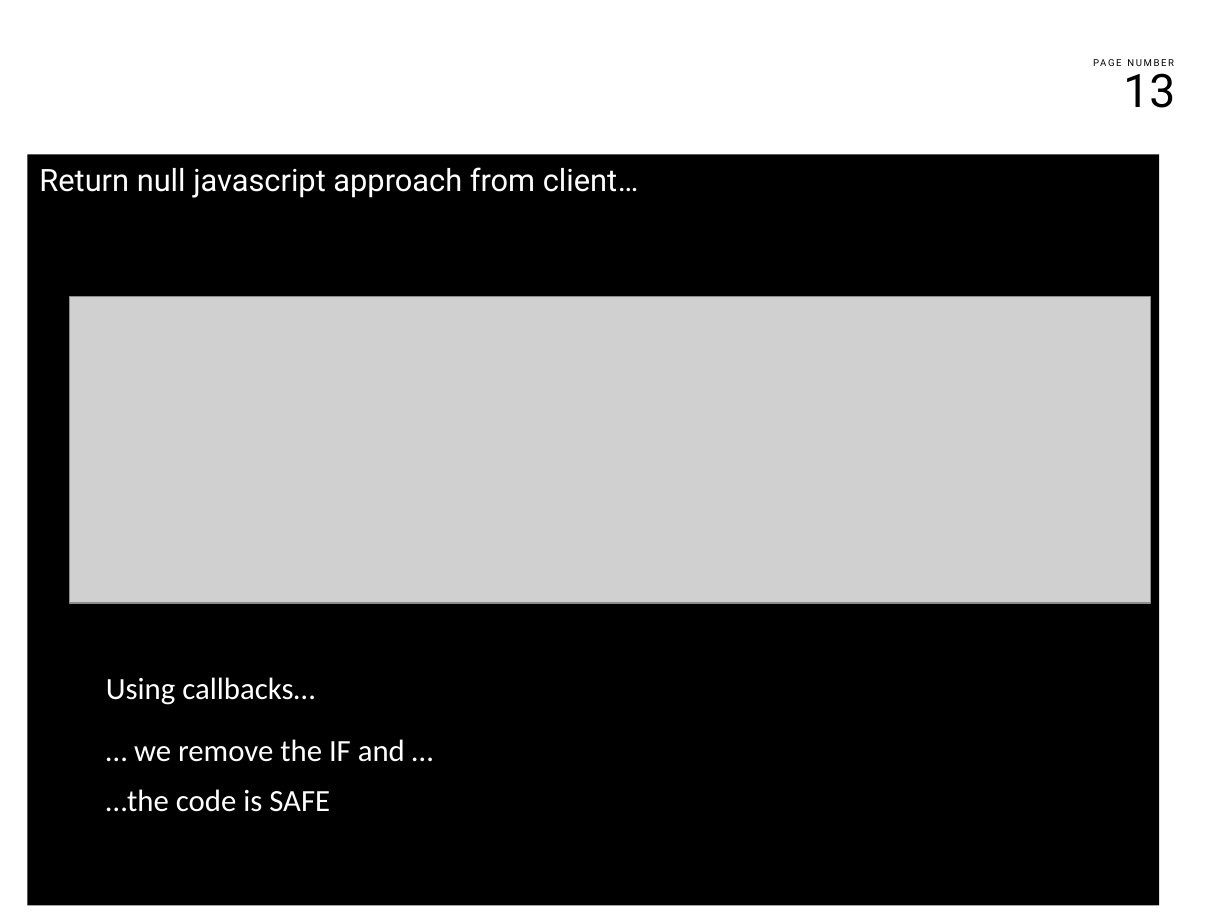
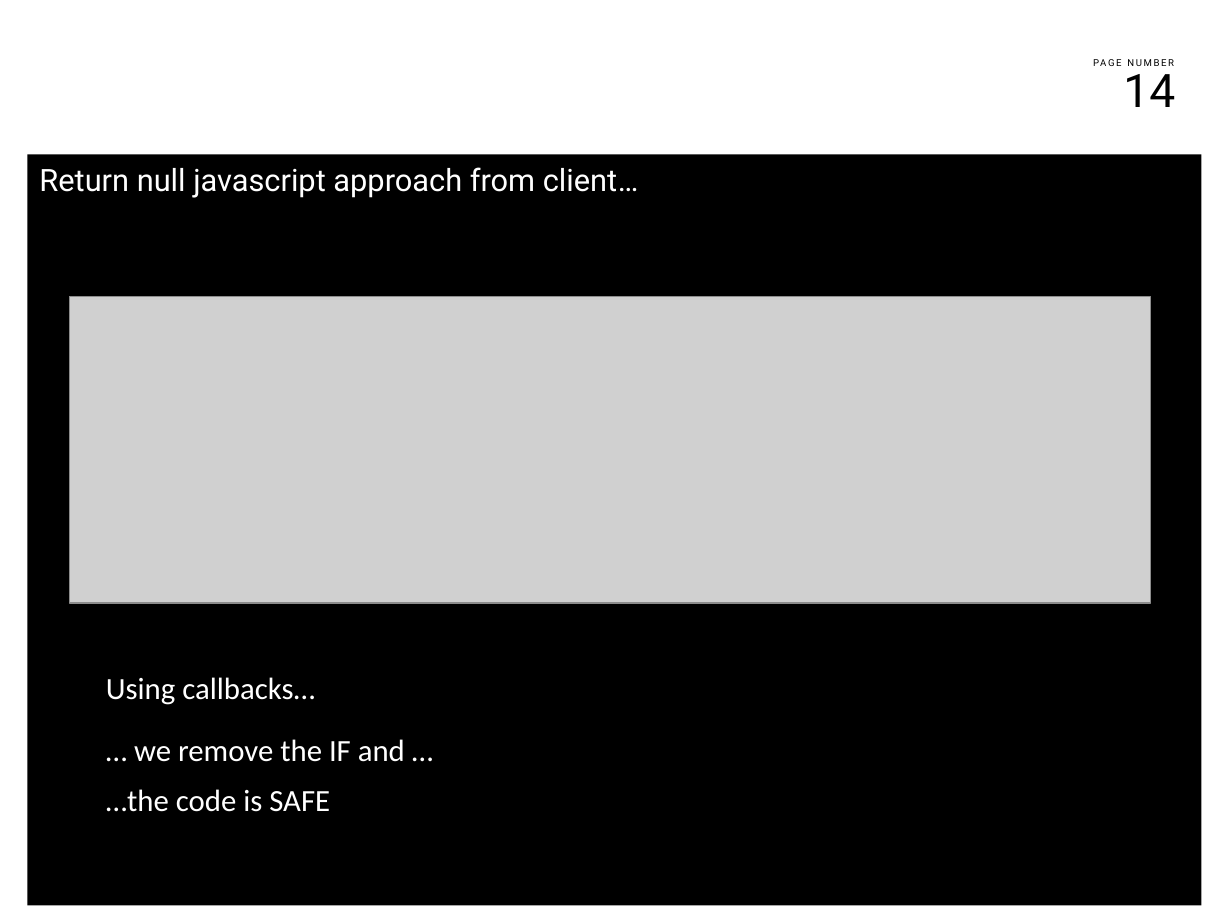
Before and after one commit to kentoo/NoIF, a slide deck: slide 14 of docs/noif.pptx (slide 13 before the commit). Drawn at 1232x924 pixels with LibreOffice and Linux fonts; fonts in the diff are those of the drawing; grey boxes stand for pictures; background and template pictures are left out. Boxes give left, top, right and bottom in pixels: in the first picture for what was removed or moved away, otherwise in the second. Text is boxed around its words. In the diff, an @@ line names an element or a change of style, - is before the commit and + after.

```diff
--- a/docs/noif.pptx
+++ b/docs/noif.pptx
@@ page number at (x1=1123, y1=65, x2=1175, y2=107): text changed @@
-13
+14
@@ text "Return null javascript approach from ..." resized from (x1=27, y1=154, x2=1159, y2=906) to (x1=27, y1=154, x2=1201, y2=906) @@
```
Also in this commit, not shown: 4 slides added, 5 other files.
